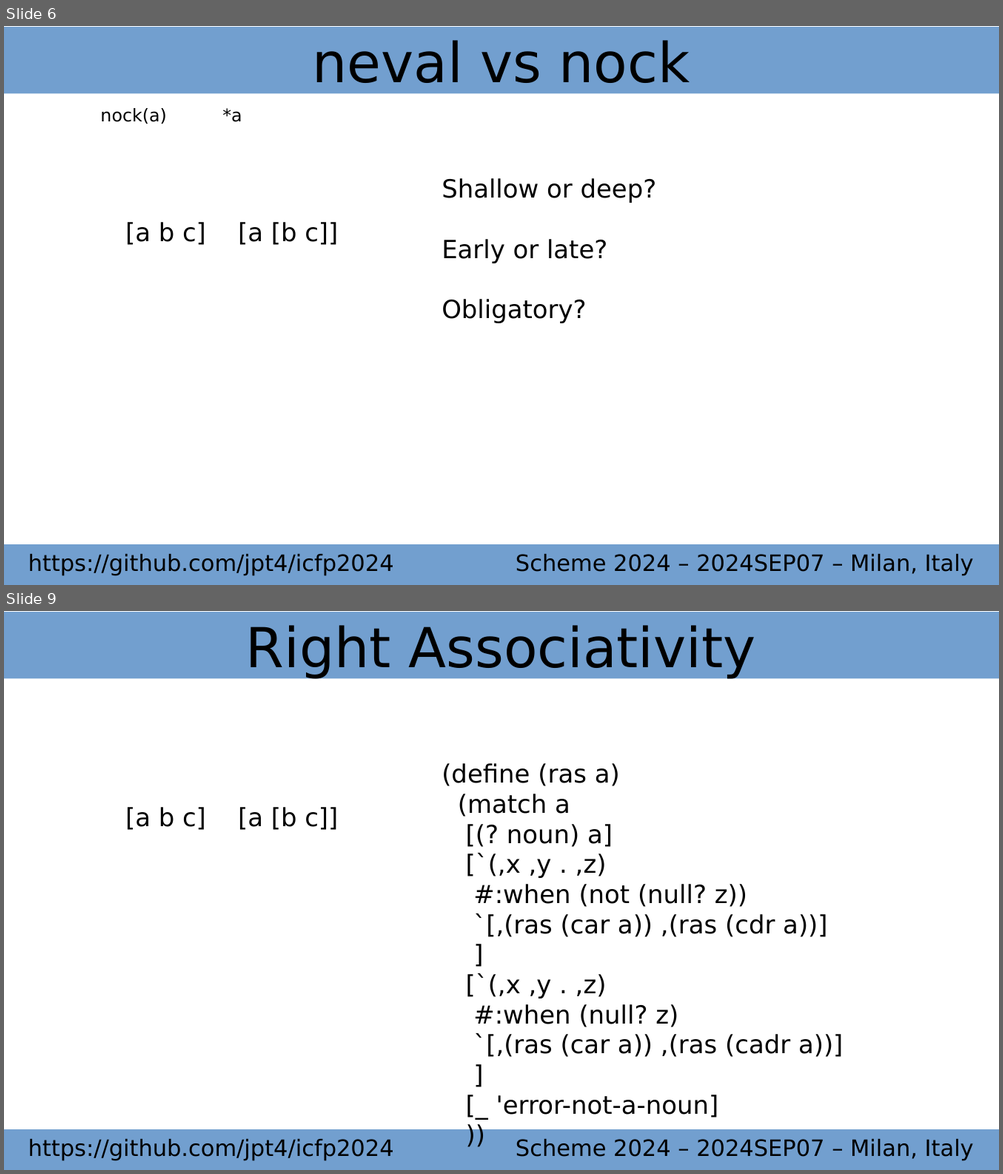
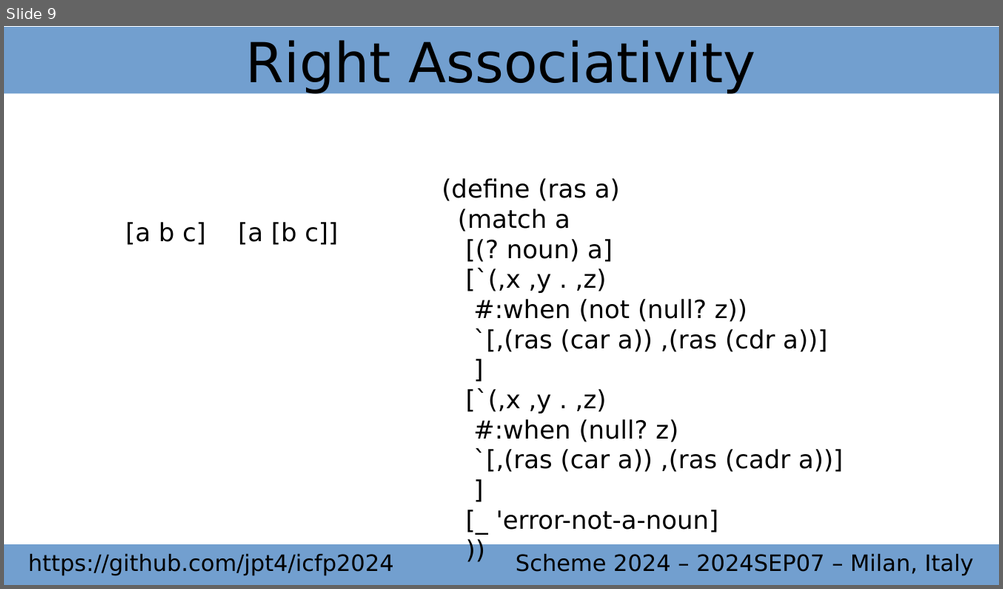
Before and after one commit to jpt4/icfp2024, a slide deck: slides.odp. Shown one above the other, each under a label of ours: slides 6 and 9 before the commit, slide 9 after it; the slides between them are not shown. The pictures are 1003x1174 and 1003x589 pixels, drawn with LibreOffice and Linux fonts; fonts in the diff are those of the drawing. Boxes give left, top, right and bottom in pixels: in the first picture for what was removed or moved away, otherwise in the second. Text is boxed around its words. In the diff, an @@ line names an element or a change of style, - is before the commit and + after.

```diff
--- a/slides.odp
+++ b/slides.odp
@@ slide 6 removed at box(4, 26, 999, 585), background #FFFFFF @@
@@ title removed at box(4, 27, 999, 93) @@
-neval vs nock
@@ text removed at box(100, 108, 242, 124) @@
-nock(a) *a
@@ text removed at box(441, 178, 657, 323) @@
-Shallow or deep?
-Early or late?
-Obligatory?
@@ text removed at box(125, 222, 338, 245) @@
-[a b c] [a [b c]]
@@ rectangle removed at box(4, 545, 999, 585) @@
-https://github.com/jpt4/icfp2024 Scheme 2024 – 2024SEP07 – Milan, Italy
```
Also in this commit, not shown: 3 slides changed, 6 slides added, 1 other slide removed, 2 other files.
